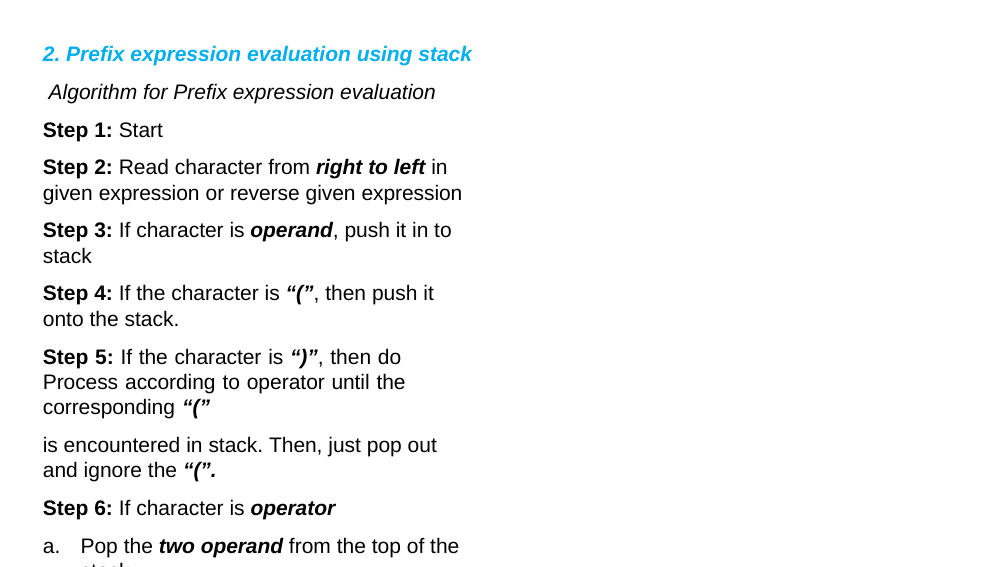
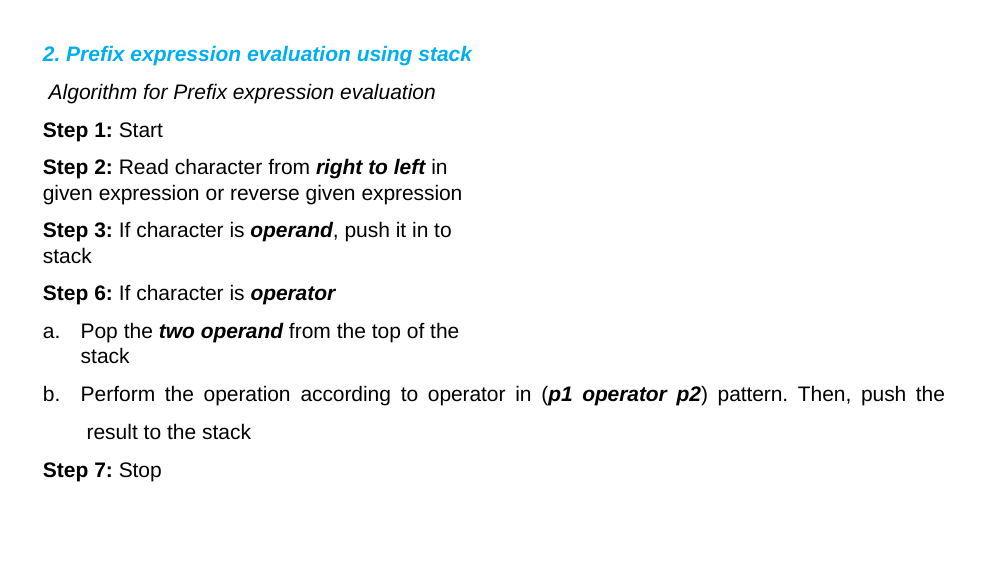
Before and after one commit to AyuTUL/3rdCSIT, a slide deck: slide 31 of DSA/Notes/2stack.pptx. Drawn at 1008x567 pixels with LibreOffice and Linux fonts; fonts in the diff are those of the drawing. Boxes give left, top, right and bottom in pixels: in the first picture for what was removed or moved away, otherwise in the second. Text is boxed around its words. In the diff, an @@ line names an element or a change of style, - is before the commit and + after.

```diff
--- a/DSA/Notes/2stack.pptx
+++ b/DSA/Notes/2stack.pptx
@@ text at <box>43,284,437,481</box>: paragraphs removed @@
-Step 4: If the character is “(”, then push it onto the stack.
-Step 5: If the character is “)”, then do Process according to operator until the corresponding “(”
-is encountered in stack. Then, just pop out and ignore the “(”.
```
Also in this commit, not shown: 1 other slide changed, 14 other files.
